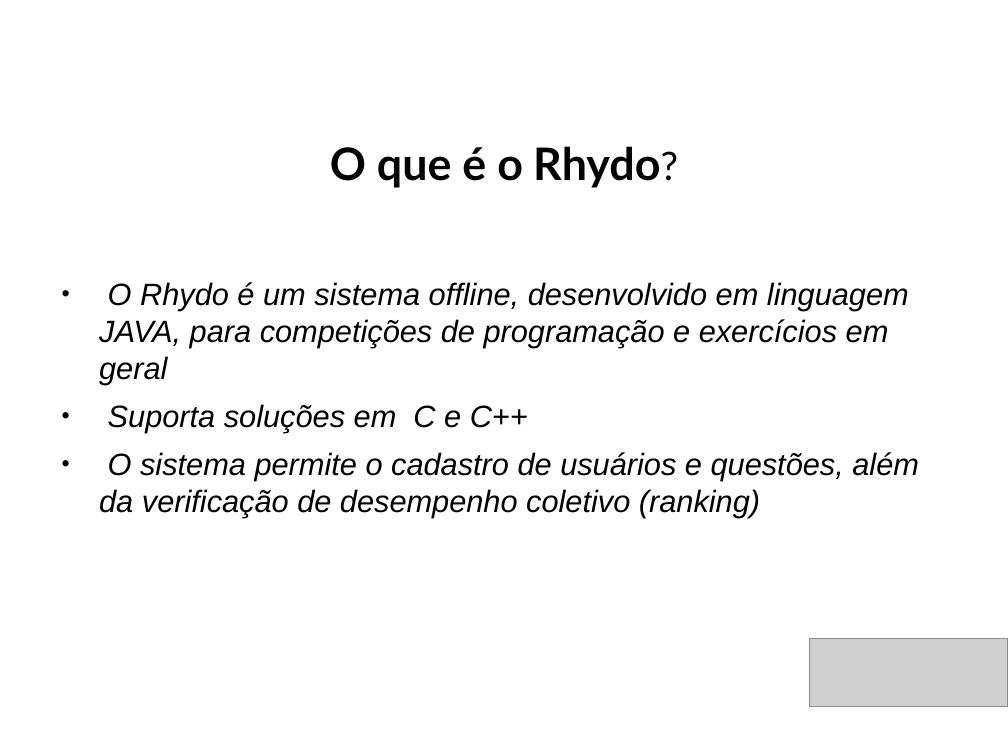
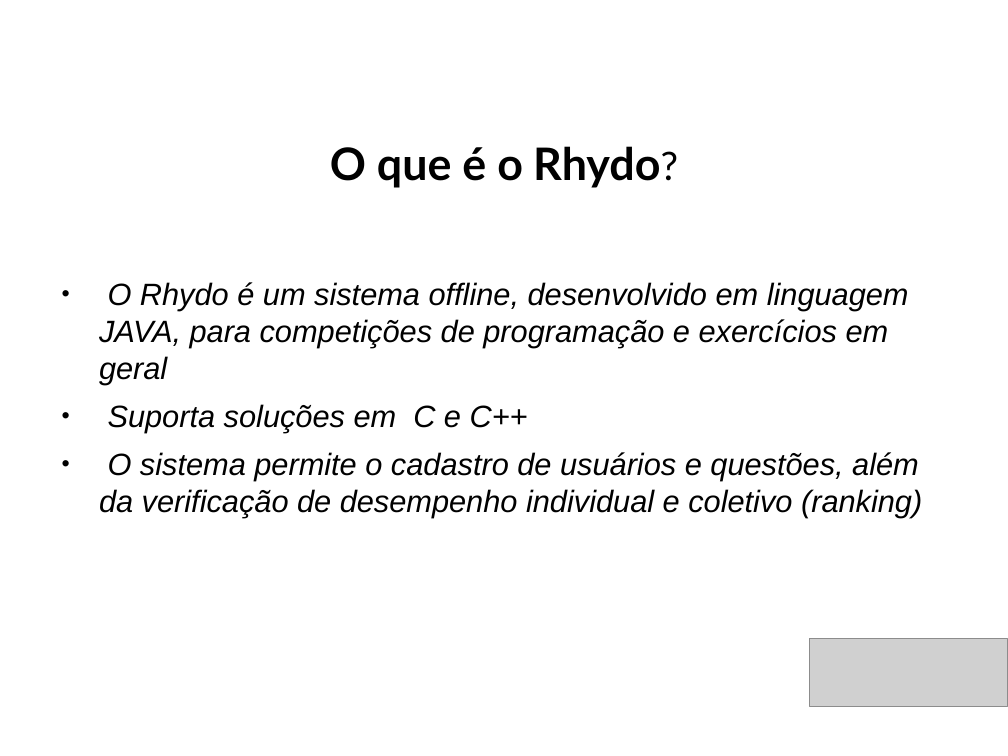
Before and after one commit to carlosrorato/RhydoJudge, a slide deck: slide 2 of RhydoApresentacao.ppt. Drawn at 1008x756 pixels with LibreOffice and Linux fonts; fonts in the diff are those of the drawing; grey boxes stand for pictures; background and template pictures are left out. Boxes give left, top, right and bottom in pixels: in the first picture for what was removed or moved away, otherwise in the second. Text is boxed around its words. In the diff, an @@ line names an element or a change of style, - is before the commit and + after.

```diff
--- a/RhydoApresentacao.ppt
+++ b/RhydoApresentacao.ppt
@@ text at (99, 452, 922, 518): text changed @@
-• O sistema permite o cadastro de usuários e questões, além da verificação de desempenho coletivo (ranking)
+• O sistema permite o cadastro de usuários e questões, além da verificação de desempenho individual e coletivo (ranking)
```
Also in this commit, not shown: 6 other slides changed, 4 other files.
